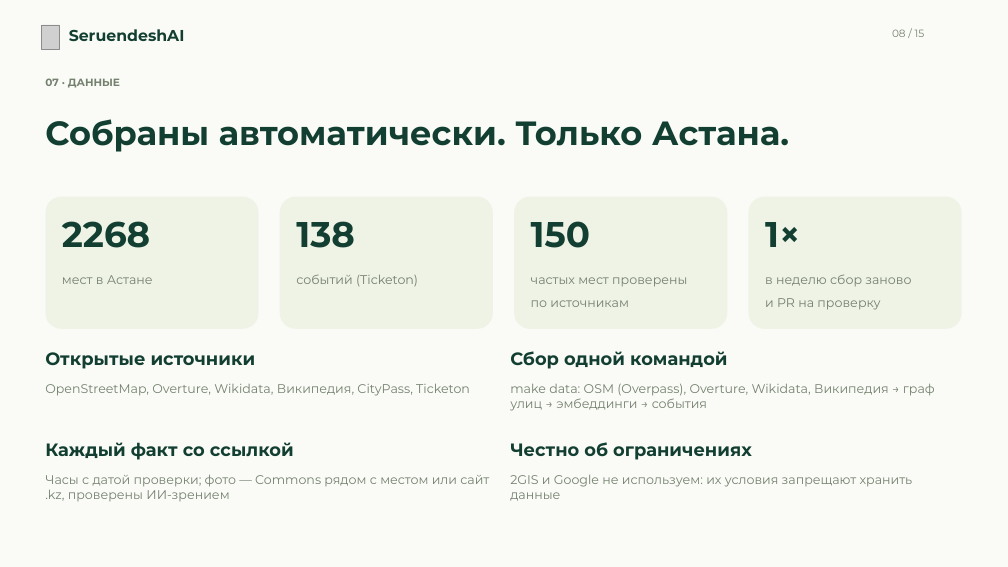
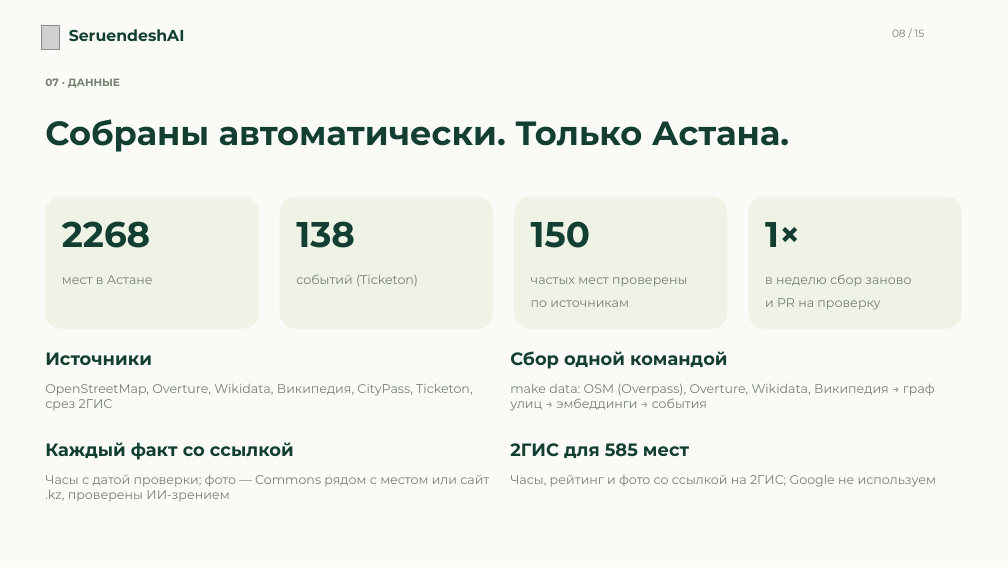
Before and after one commit to Abegerov4/SeruendeshAI, a slide deck: slide 8 of docs/presentation/SeruendeshAI-presentation.pptx. Drawn at 1008x567 pixels with LibreOffice and Linux fonts; fonts in the diff are those of the drawing; grey boxes stand for pictures. Boxes give left, top, right and bottom in pixels: in the first picture for what was removed or moved away, otherwise in the second. Text is boxed around its words. In the diff, an @@ line names an element or a change of style, - is before the commit and + after.

```diff
--- a/docs/presentation/SeruendeshAI-presentation.pptx
+++ b/docs/presentation/SeruendeshAI-presentation.pptx
@@ text at (45, 352, 152, 365): text changed @@
-Открытые источники
+Источники
@@ text at (45, 383, 472, 410): text changed @@
-OpenStreetMap, Overture, Wikidata, Википедия, CityPass, Ticketon
+OpenStreetMap, Overture, Wikidata, Википедия, CityPass, Ticketon, срез 2ГИС
@@ text at (510, 443, 689, 458): text changed @@
-Честно об ограничениях
+2ГИС для 585 мест
@@ text at (510, 474, 936, 487): text changed @@
-2GIS и Google не используем: их условия запрещают хранить данные
+Часы, рейтинг и фото со ссылкой на 2ГИС; Google не используем
```
Also in this commit, not shown: 10 other files.
